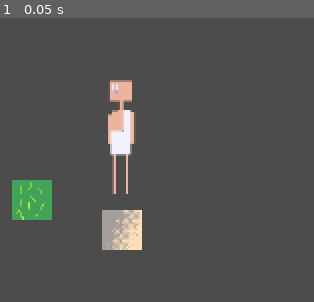
Above: before the commit, frame 1.
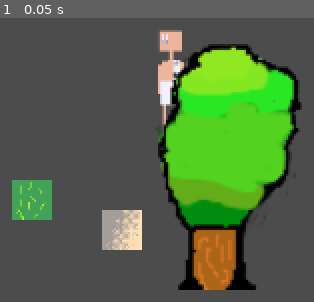
Above: after the commit, the same moment.

Repository: west-coast-gamers/pompeii-raptor
Game: Godot game, scene res://main.tscn
The game is run twice, just before and just after one commit, with the same random seed, the same clock (stepped at 60 frames per second) and the same inputs.
Inputs:
- Up to frame 1 (0.05 s): no input

The runs differ from the first frame. In frame 1, 31% of the frame differs, in the area x 34-97%, y 4-96%.

Commit message:
Added tree from Oskar.

Diff:
--- a/hero.tscn
+++ b/hero.tscn
@@ -2,7 +2,7 @@
 
 [ext_resource path="res://images/hero-01.png" type="Texture" id=1]
 
-[node name="hero" type="Node2D" index="0"]
+[node name="hero" type="Node2D"]
 
 [node name="hero-01" type="Sprite" parent="." index="0"]
 
--- a/main.tscn
+++ b/main.tscn
@@ -1,21 +1,26 @@
-[gd_scene load_steps=4 format=2]
+[gd_scene load_steps=5 format=2]
 
-[ext_resource path="res://grass.tscn" type="PackedScene" id=1]
-[ext_resource path="res://wall.tscn" type="PackedScene" id=2]
-[ext_resource path="res://hero.tscn" type="PackedScene" id=3]
+[ext_resource path="res://hero.tscn" type="PackedScene" id=1]
+[ext_resource path="res://grass.tscn" type="PackedScene" id=2]
+[ext_resource path="res://wall.tscn" type="PackedScene" id=3]
+[ext_resource path="res://tree.tscn" type="PackedScene" id=4]
 
-[node name="main" type="Node2D"]
+[node name="main" type="Node2D" index="0"]
 
-[node name="tiles" type="Node2D" parent="." index="0"]
+[node name="hero" parent="." index="0" instance=ExtResource( 1 )]
 
-[node name="grass" parent="tiles" index="0" instance=ExtResource( 1 )]
+position = Vector2( 329.11, 104.717 )
+
+[node name="tiles" type="Node2D" parent="." index="1"]
+
+[node name="grass" parent="tiles" index="0" instance=ExtResource( 2 )]
 
 position = Vector2( 219.407, 196.136 )
 
-[node name="wall" parent="tiles" index="1" instance=ExtResource( 2 )]
+[node name="wall" parent="tiles" index="1" instance=ExtResource( 3 )]
 
 position = Vector2( 290.88, 221.069 )
 
-[node name="hero" parent="." index="1" instance=ExtResource( 3 )]
+[node name="tree" parent="tiles" index="2" instance=ExtResource( 4 )]
 
-position = Vector2( 289.218, 144.609 )
+position = Vector2( 372.327, 124.663 )
--- /dev/null
+++ b/tree.tscn
@@ -0,0 +1,11 @@
+[gd_scene load_steps=2 format=2]
+
+[ext_resource path="res://images/tree-01.png" type="Texture" id=1]
+
+[node name="tree" type="Node2D"]
+
+[node name="tree-01" type="Sprite" parent="." index="0"]
+
+scale = Vector2( 2, 2 )
+texture = ExtResource( 1 )
+_sections_unfolded = [ "Transform" ]
Not shown, added: images/tree-01.png.import
